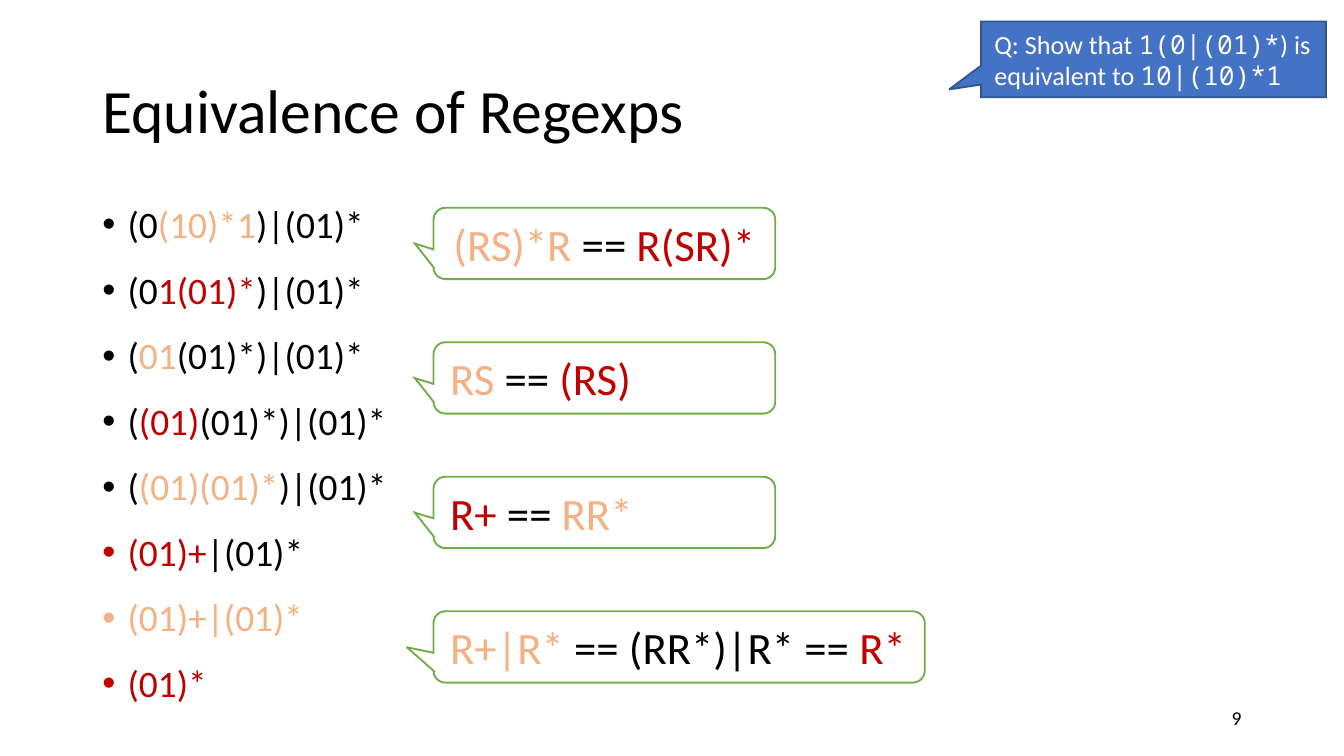
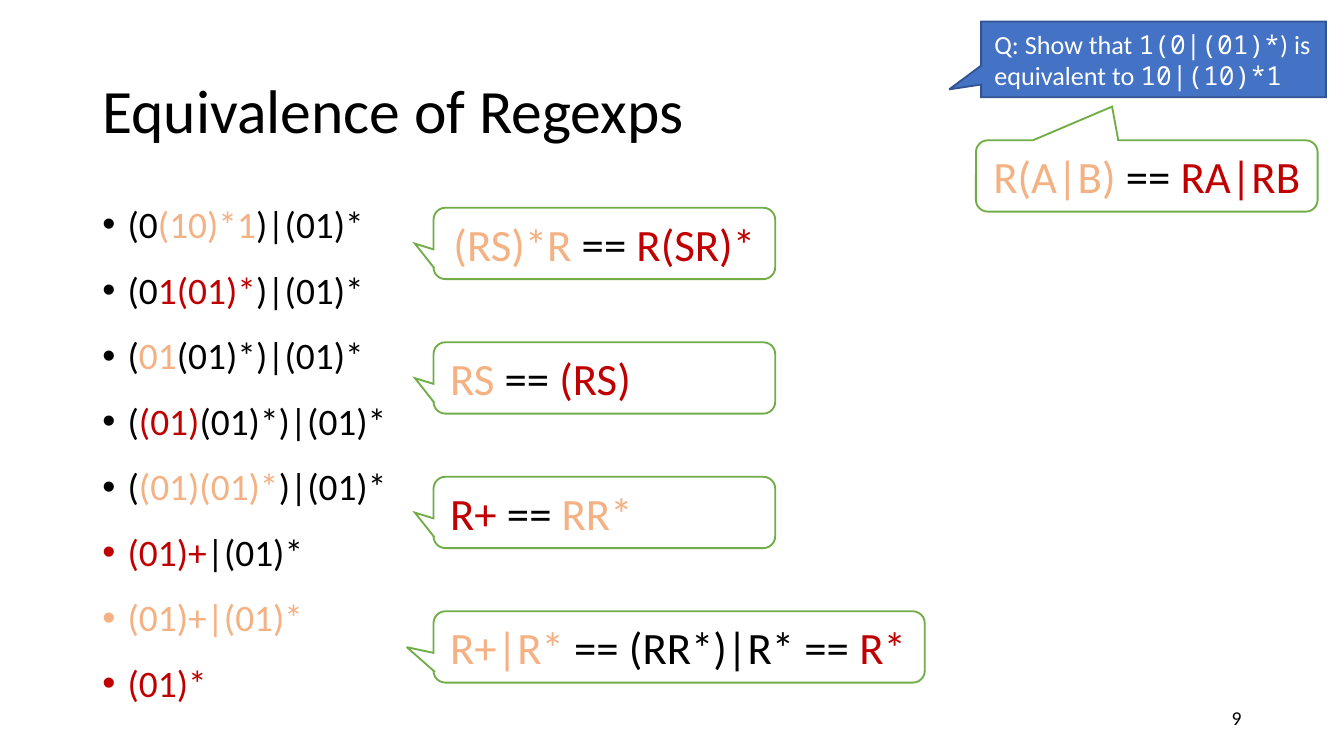
Before and after one commit to anoopsarkar/compilers-class, a slide deck: slide 9 of assets/ppt/lex/lex3-regexps-are-trees.pptx. Drawn at 1344x756 pixels with LibreOffice and Linux fonts; fonts in the diff are those of the drawing. Boxes give left, top, right and bottom in pixels: in the first picture for what was removed or moved away, otherwise in the second. Text is boxed around its words. In the diff, an @@ line names an element or a change of style, - is before the commit and + after.

Commit message:
update lex3 slides

```diff
--- a/assets/ppt/lex/lex3-regexps-are-trees.pptx
+++ b/assets/ppt/lex/lex3-regexps-are-trees.pptx
@@ rounded speech box added at (x1=976, y1=140, x2=1317, y2=211), fill #FFFFFF, outline #70AD47 1 pt, 24 pt, text #F4B183 @@
+R(A|B) == RA|RB
```
Also in this commit, not shown: 1 other file.
